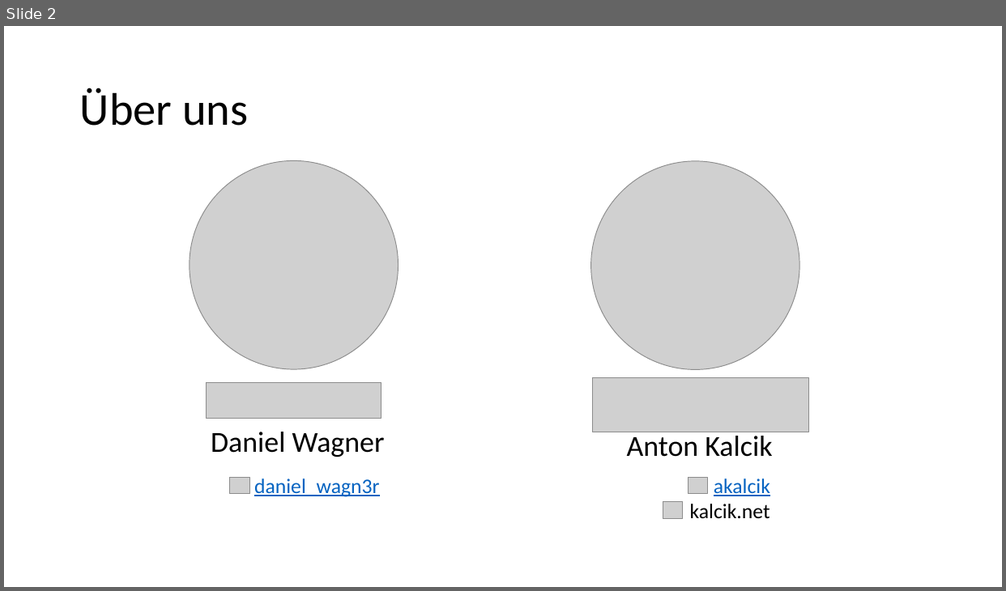
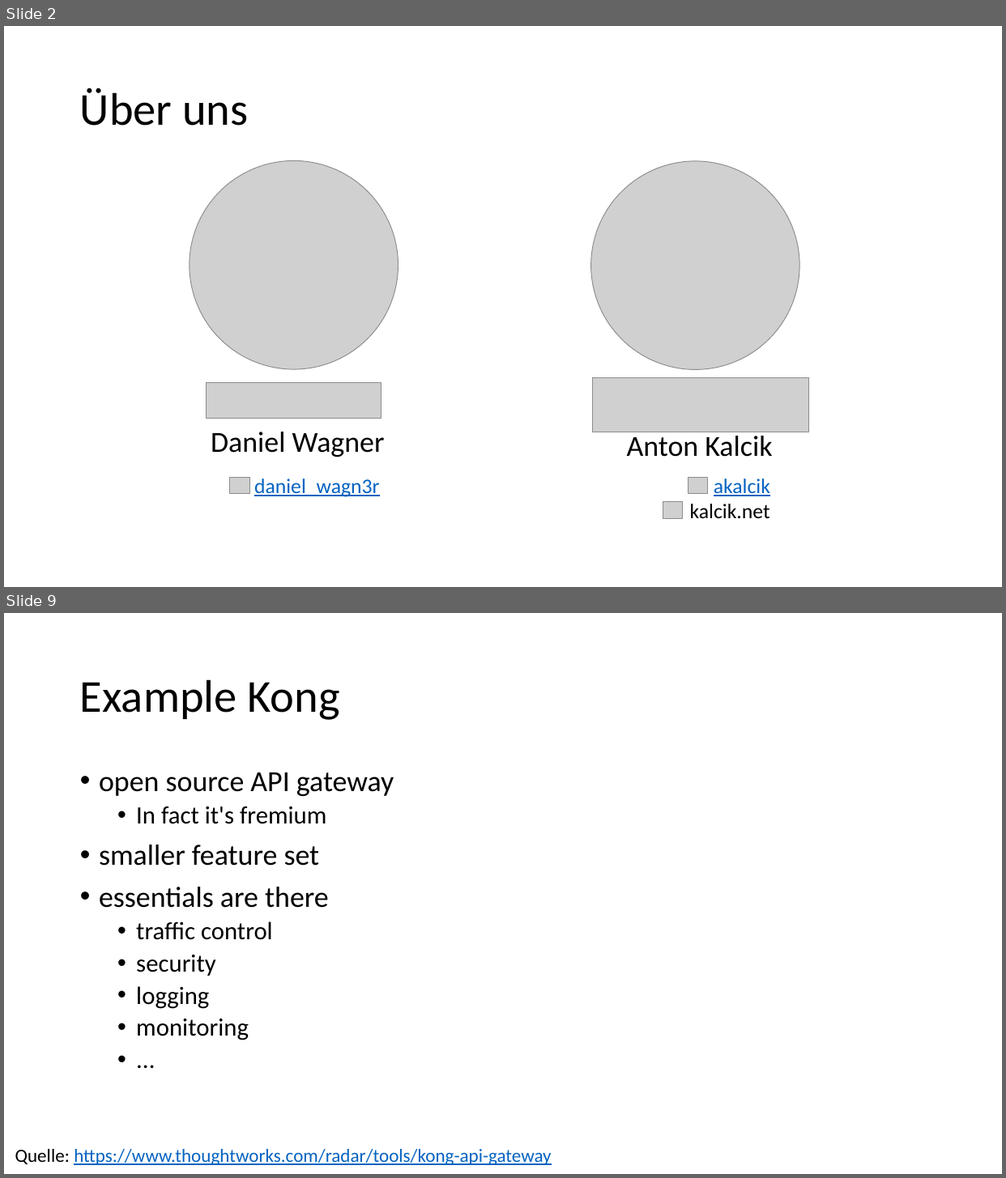
Before and after one commit to danielwagn3r/apimgmt-workshop, a slide deck: API Management.pptx. Shown one above the other, each under a label of ours: slide 2 before the commit, slides 2 and 9 after it; the slides between them are not shown. The pictures are 1006x591 and 1006x1178 pixels, drawn with LibreOffice and Linux fonts; fonts in the diff are those of the drawing; grey boxes stand for pictures. Boxes give left, top, right and bottom in pixels: in the first picture for what was removed or moved away, otherwise in the second. Text is boxed around its words. In the diff, an @@ line names an element or a change of style, - is before the commit and + after.

```diff
--- a/API Management.pptx
+++ b/API Management.pptx
@@ slide 9 added at (4, 613, 1002, 1174), background #FFFFFF @@
@@ title added at (80, 679, 339, 720), 44 pt, text #000000 @@
+Example Kong
@@ text added at (99, 773, 394, 1041), 24 pt, text #000000 @@
+• open source API gateway
+  • In fact it's fremium
+• smaller feature set
+• essentials are there
+  • traffic control
+  • security
+  • logging
+  • monitoring
+  • ...
@@ text added at (15, 1149, 551, 1165), 18 pt, text #0563C1, underline @@
+Quelle: https://www.thoughtworks.com/radar/tools/kong-api-gateway
```
Also in this commit, not shown: 3 slides changed, 5 other slides added, 1 slide removed, 2 other files.
